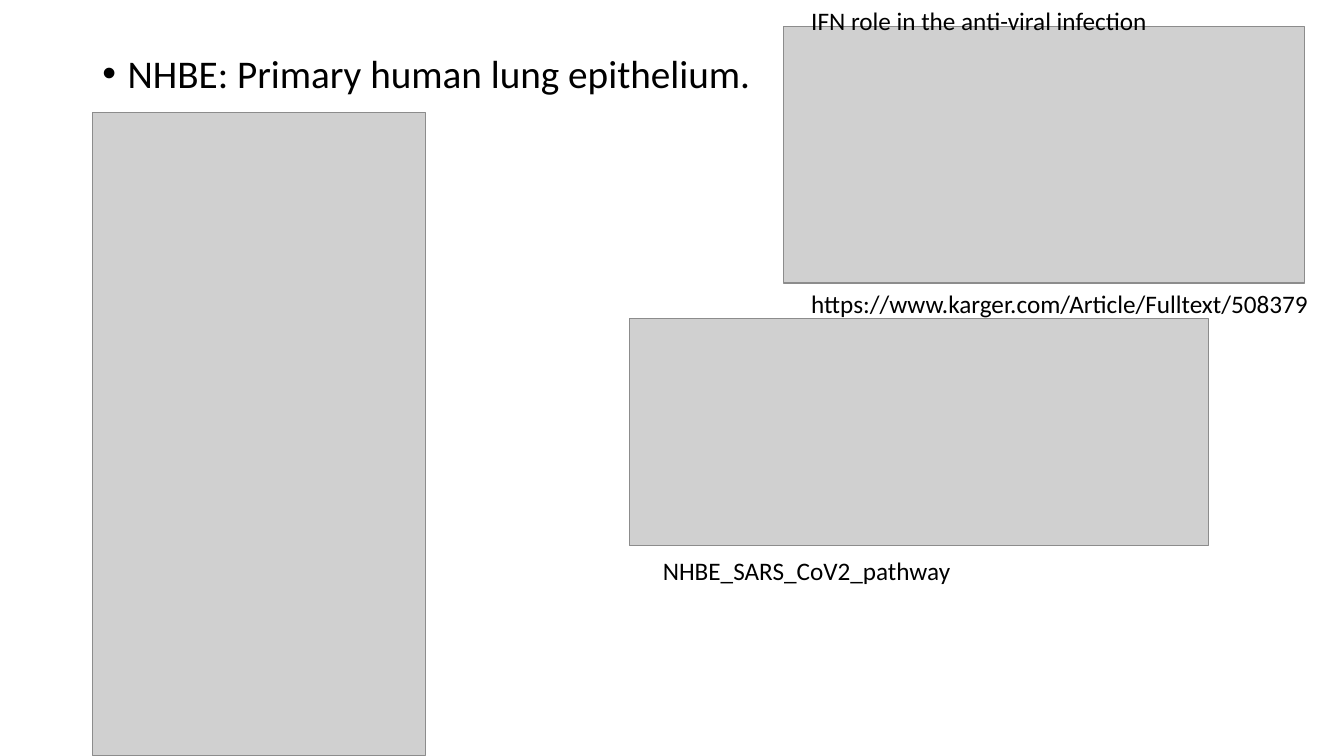
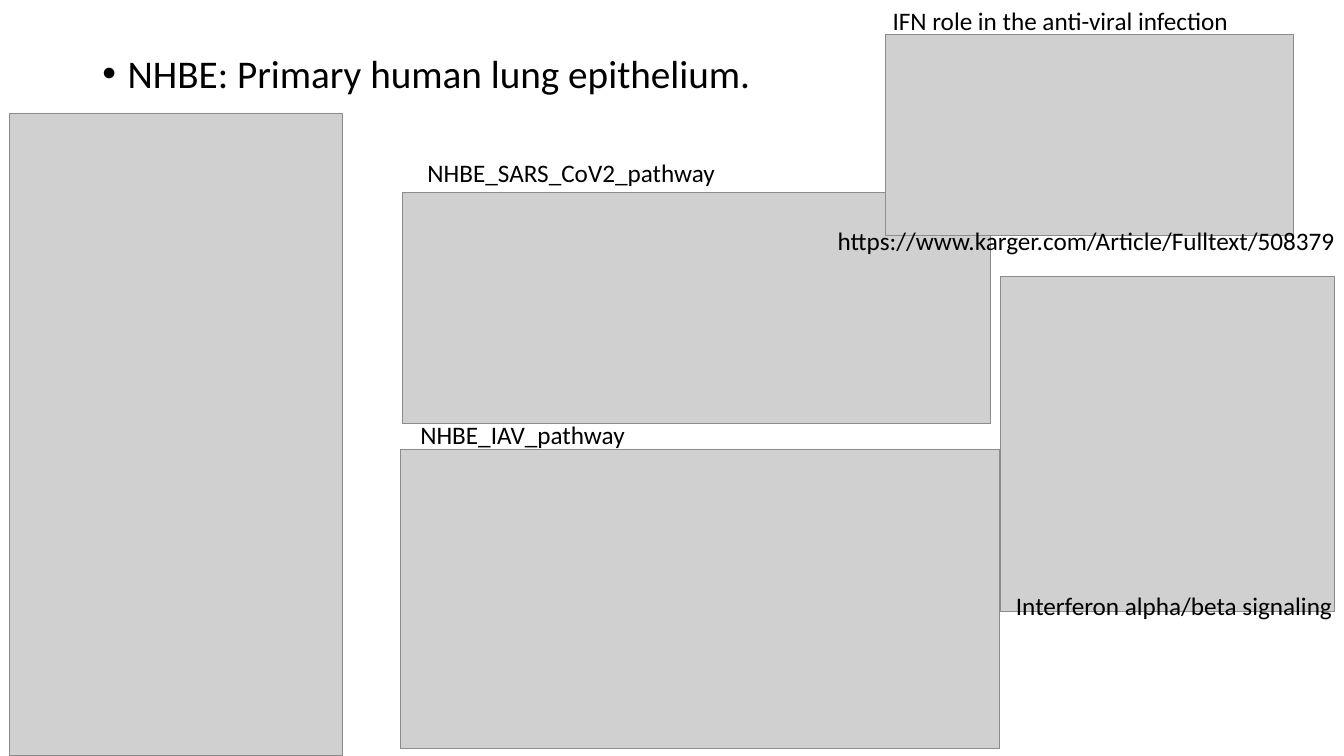
Before and after one commit to zongyue1010/pager-cov_application, a slide deck: slide 2 of Literature/COVID_slides.pptx. Drawn at 1344x756 pixels with LibreOffice and Linux fonts; fonts in the diff are those of the drawing; grey boxes stand for pictures. Boxes give left, top, right and bottom in pixels: in the first picture for what was removed or moved away, otherwise in the second. Text is boxed around its words. In the diff, an @@ line names an element or a change of style, - is before the commit and + after.

```diff
--- a/Literature/COVID_slides.pptx
+++ b/Literature/COVID_slides.pptx
@@ text "IFN role in the anti-viral ...": place and size @@
-text "IFN role in the anti-viral ..." at bbox=[811, 9, 1147, 30]
+text "IFN role in the anti-viral ..." at bbox=[893, 12, 1228, 36]
@@ picture: place and size @@
-picture at bbox=[784, 27, 1306, 283]
+picture at bbox=[885, 34, 1294, 235]
@@ picture: place and size @@
-picture at bbox=[93, 113, 425, 756]
+picture at bbox=[9, 113, 342, 756]
@@ text "NHBE_SARS_CoV2_pathway": place and size @@
-text "NHBE_SARS_CoV2_pathway" at bbox=[663, 562, 950, 584]
+text "NHBE_SARS_CoV2_pathway" at bbox=[427, 164, 714, 186]
@@ picture: place and size @@
-picture at bbox=[629, 319, 1209, 546]
+picture at bbox=[402, 193, 990, 423]
@@ text "https://www.karger.com/Article/Fulltext/508379": place and size @@
-text "https://www.karger.com/Article/Fulltext/508379" at bbox=[811, 295, 1307, 319]
+text "https://www.karger.com/Article/Fulltext/508379" at bbox=[838, 230, 1334, 257]
@@ picture added at bbox=[1001, 276, 1335, 612] @@
@@ text added at bbox=[420, 423, 624, 450], 18 pt, text #000000 @@
+NHBE_IAV_pathway
@@ picture added at bbox=[400, 450, 999, 749] @@
@@ text added at bbox=[1016, 597, 1331, 622], 18 pt, text #000000 @@
+Interferon alpha/beta signaling
```
Also in this commit, not shown: 2 slides added, 2 slides removed, 12 other files.
